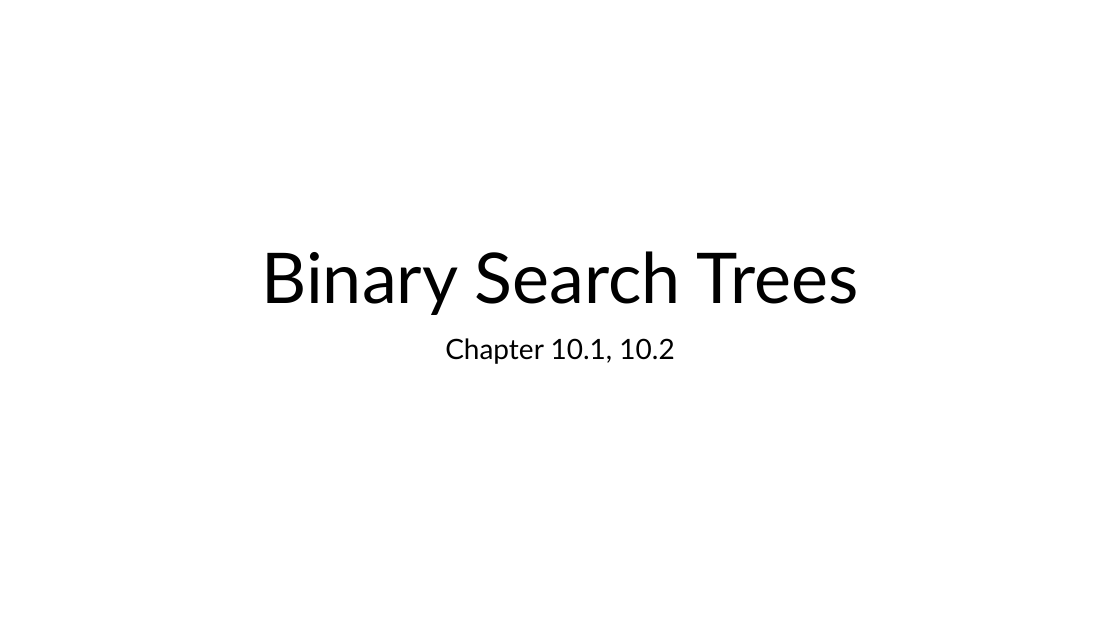
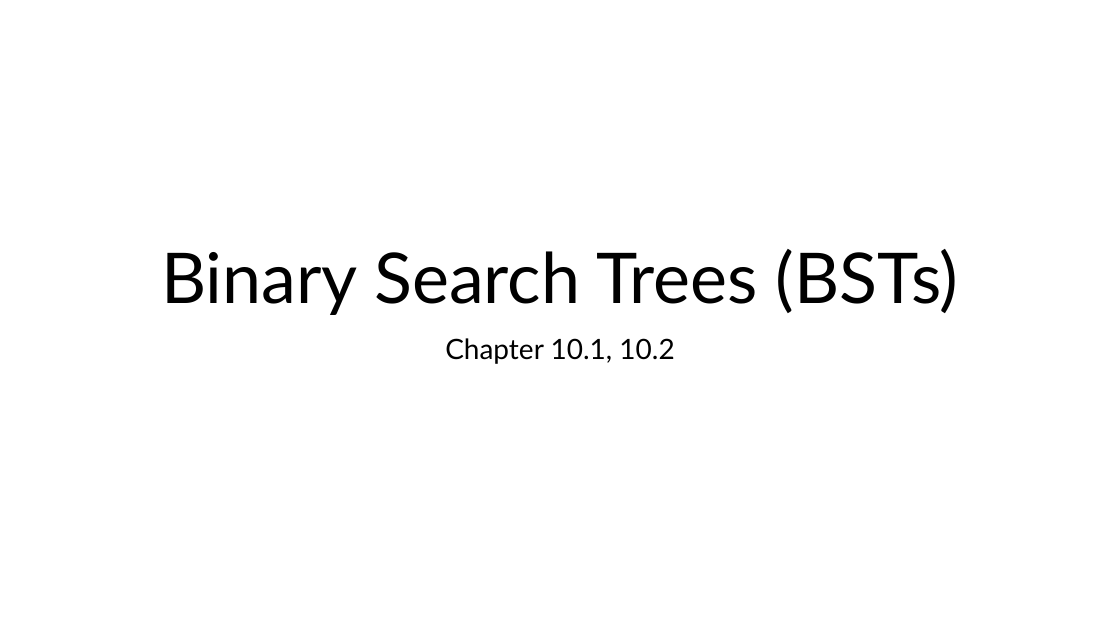
Before and after one commit to sotasota-sfu/cmpt225Summer2026, a slide deck: slide 1 of lectures/lecture22/binary_search_trees.pptx. Drawn at 1120x630 pixels with LibreOffice and Linux fonts; fonts in the diff are those of the drawing. Boxes give left, top, right and bottom in pixels: in the first picture for what was removed or moved away, otherwise in the second. Text is boxed around its words. In the diff, an @@ line names an element or a change of style, - is before the commit and + after.

```diff
--- a/lectures/lecture22/binary_search_trees.pptx
+++ b/lectures/lecture22/binary_search_trees.pptx
@@ title at bbox=[161, 249, 959, 315]: text changed @@
-Binary Search Trees
+Binary Search Trees (BSTs)
```
Also in this commit, not shown: 19 other slides changed, 2 slides added, 46 other files.
